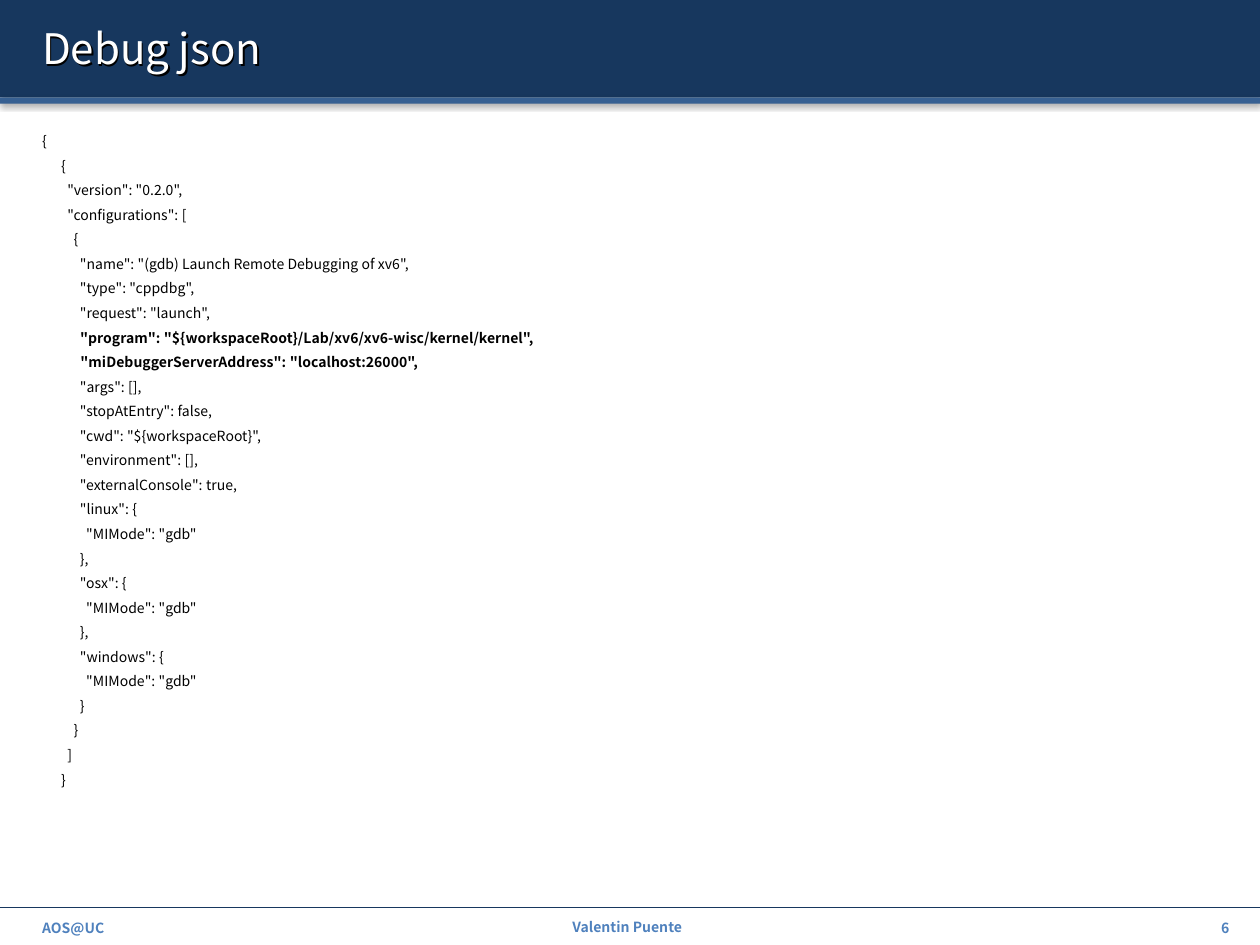
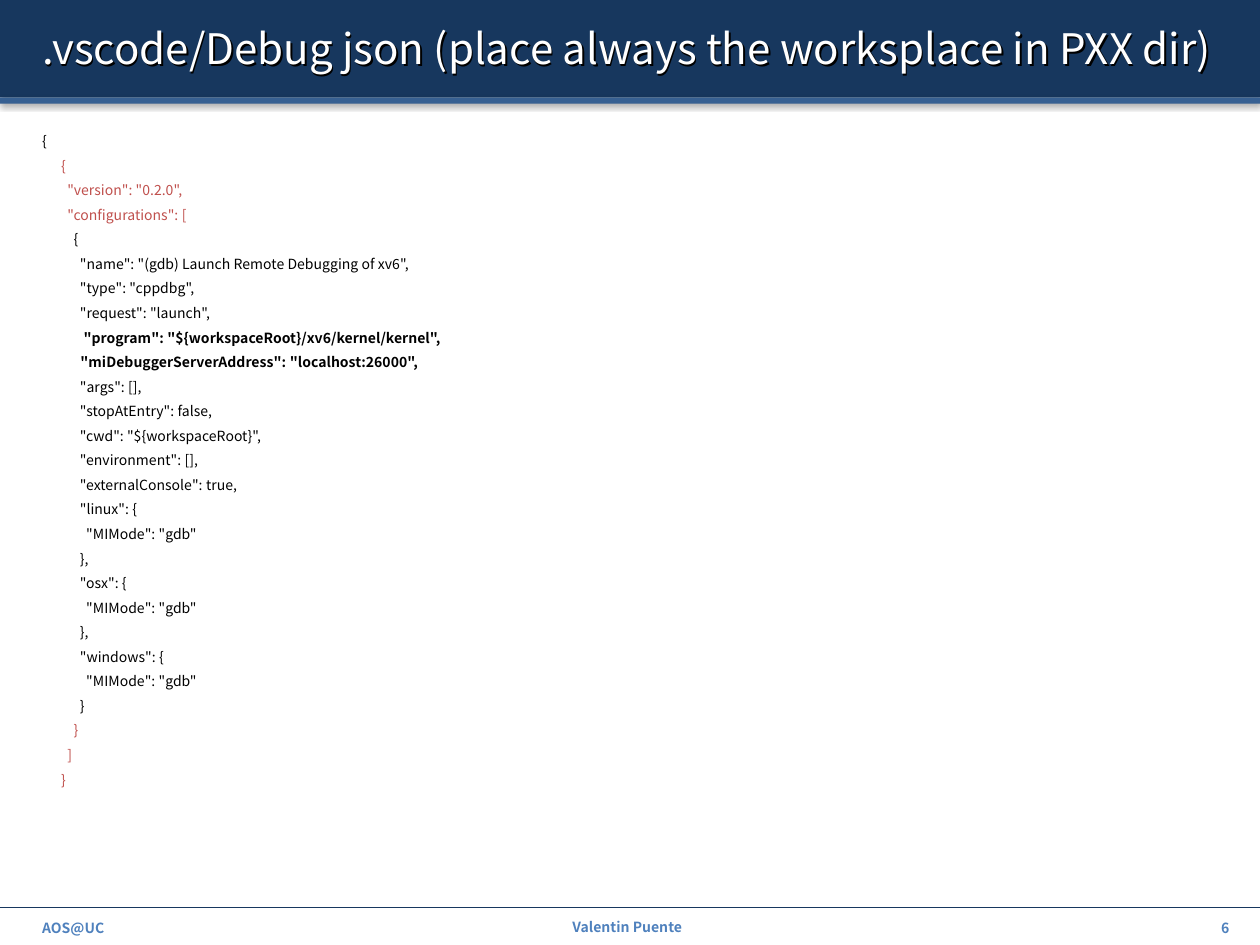
Before and after one commit to ZdravkoDimitrovArnaudov/AOS-XV6-RISCV, a slide deck: slide 6 of Info/01_howtoUseTools.pptx. Drawn at 1260x945 pixels with LibreOffice and Linux fonts; fonts in the diff are those of the drawing. Boxes give left, top, right and bottom in pixels: in the first picture for what was removed or moved away, otherwise in the second. Text is boxed around its words. In the diff, an @@ line names an element or a change of style, - is before the commit and + after.

```diff
--- a/Info/01_howtoUseTools.pptx
+++ b/Info/01_howtoUseTools.pptx
@@ title at [42,30,1211,75]: text changed @@
-Debug json
+.vscode/Debug json (place always the worksplace in PXX dir)
@@ text at [67,184,183,224]: text colour #000000 to #C0504D in "{", ""version": "0.2.0",", ""configurations": [", "}" and 2 more places @@
@@ text at [84,331,440,347]: text changed @@
-"program": "${workspaceRoot}/Lab/xv6/xv6-wisc/kernel/kernel",
+"program": "${workspaceRoot}/xv6/kernel/kernel",
```
Also in this commit, not shown: 1 other slide changed.
